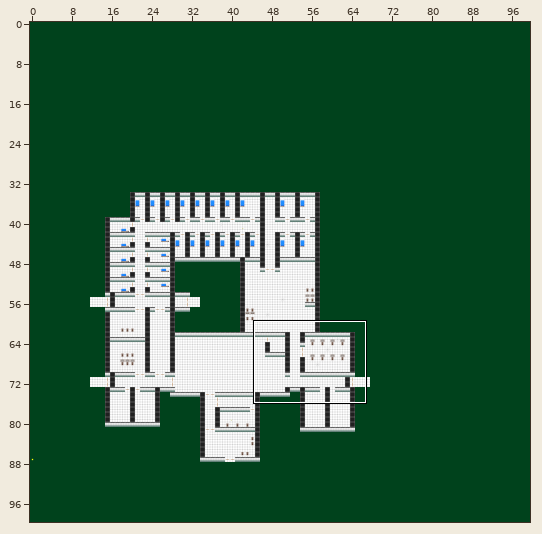
Tiled map: ALPHA TEX/world1.tmx. Above, an overview of the earlier version with the close-up marked.
Close-up. Earlier state:
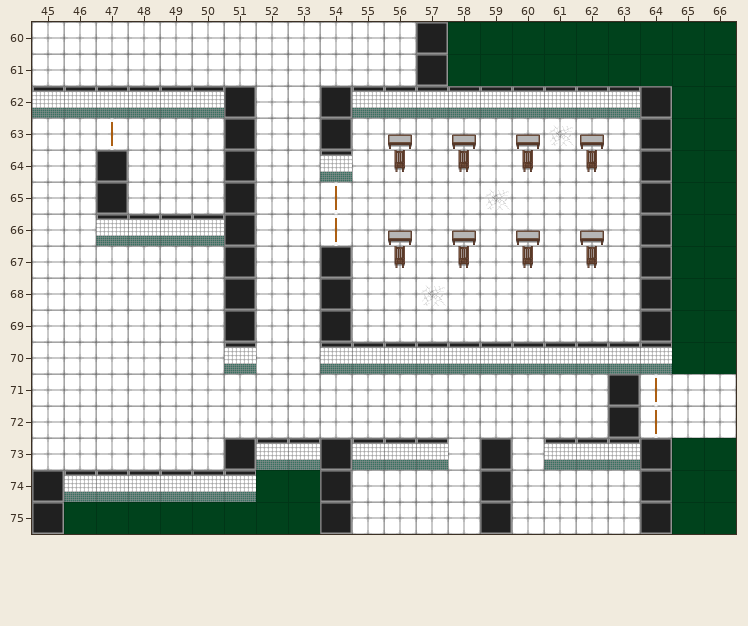
Cells are 64x64 px. Shown: x 45..66, y 60..75. The commit also changed other parts of the map, which this record leaves out.
New version:
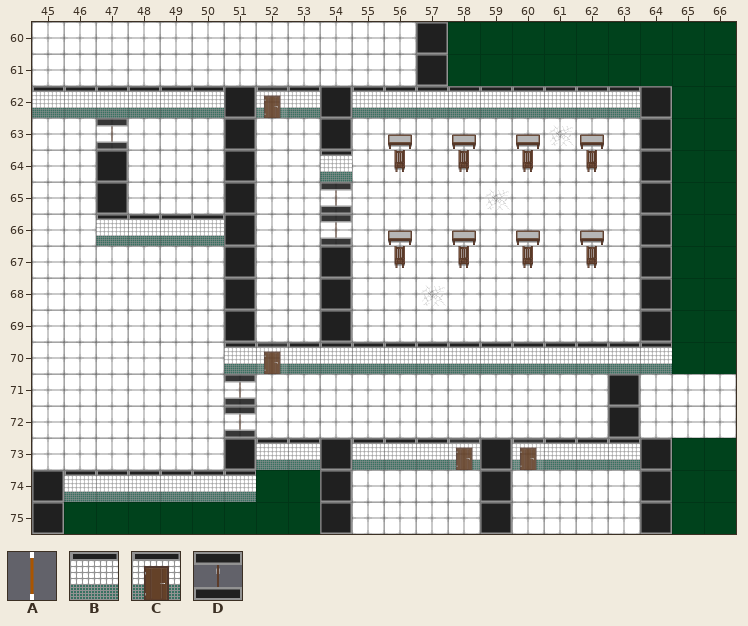
Key: from "alpha_sprite_sheet": A 9; from "floor_wall_sheet": B 5, C 7, D 9.
_ is an empty cell.
What changed:
Layer "väggar":
The author put tile B in row 62 at x 53; in row 70 at x 53.
Layer "Dörrar":
The author put tile C in row 62 at x 52; in row 70 at x 52; in row 73 at x 58 and 60.
Tile A becomes tile D in row 63 at x 47; in rows 65 to 66 at x 54.
The author put tile D in rows 71 to 72 at x 51.
The edit erases tile A in rows 71 to 72 at x 64.
Where, in picture pixels (left, top, right, bottom), the same in both close-ups:
added: (256, 86, 320, 118)
changed: (96, 118, 128, 150)
changed: (320, 182, 352, 246)
added: (224, 342, 320, 438)
removed: (654, 374, 658, 438)
added: (448, 438, 480, 470)
added: (512, 438, 544, 470)
